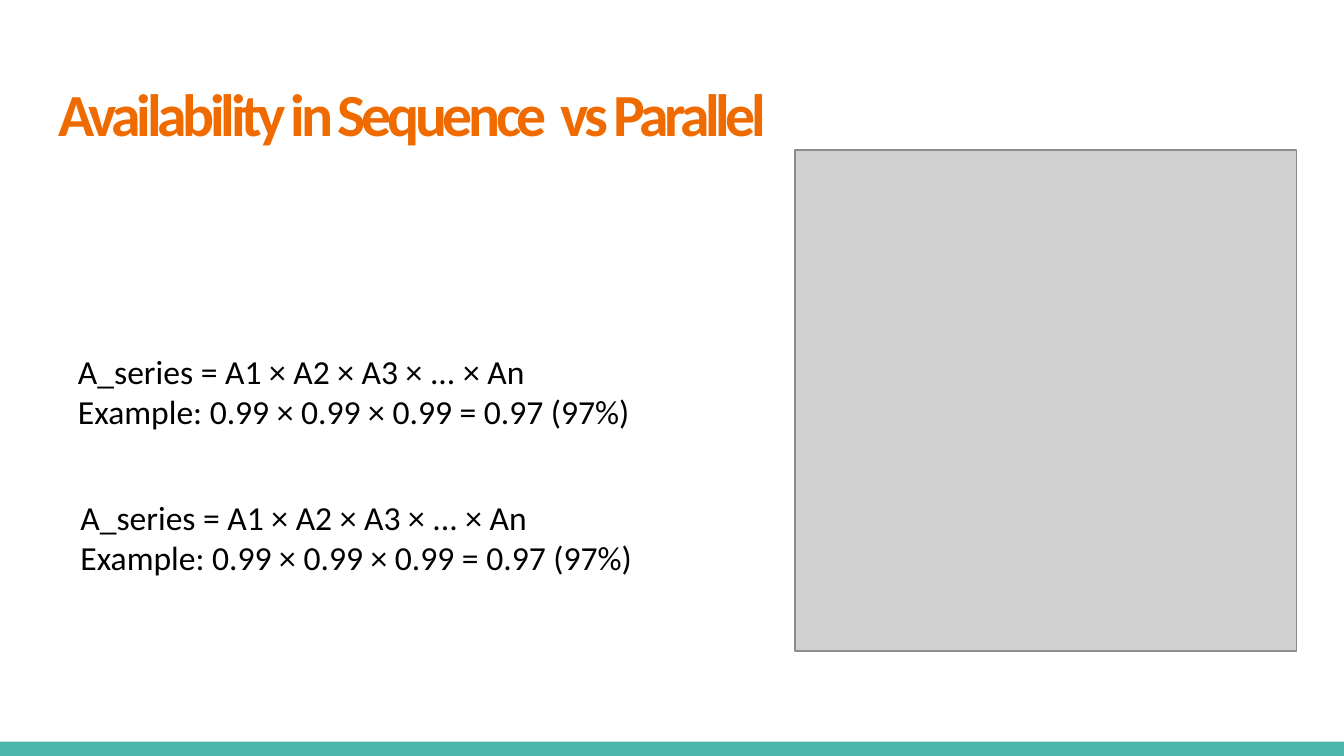
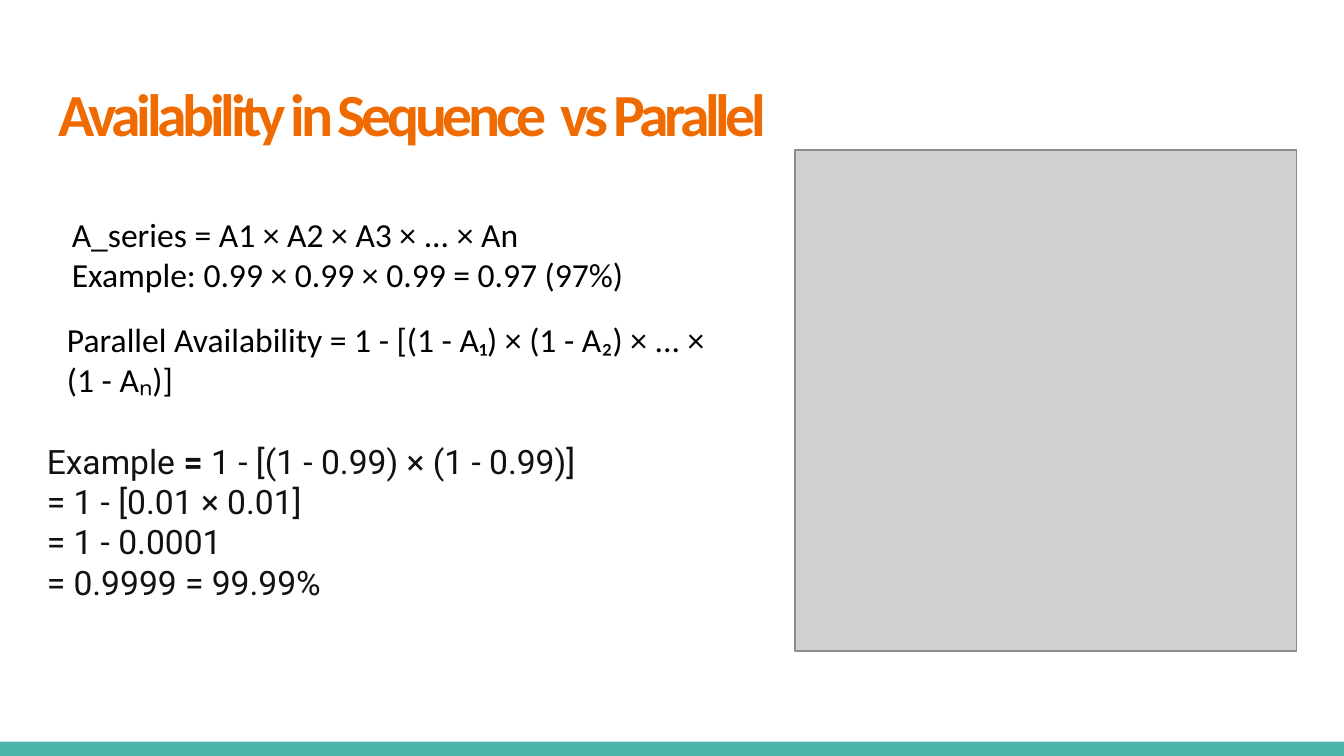
Before and after one commit to VikashChauhan51/system-design, a slide deck: slide 10 of High Level System Design/Fundamentals/2. Attributes of Distributed Systems/Attributes of Distributed Systems.pptx. Drawn at 1344x756 pixels with LibreOffice and Linux fonts; fonts in the diff are those of the drawing; grey boxes stand for pictures. Boxes give left, top, right and bottom in pixels: in the first picture for what was removed or moved away, otherwise in the second. Text is boxed around its words. In the diff, an @@ line names an element or a change of style, - is before the commit and + after.

```diff
--- a/High Level System Design/Fundamentals/2. Attributes of Distributed Systems/Attributes of Distributed Systems.pptx
+++ b/High Level System Design/Fundamentals/2. Attributes of Distributed Systems/Attributes of Distributed Systems.pptx
@@ text "A_series = A1 × A2 ...": place and size @@
-text "A_series = A1 × A2 ..." at [78,361,629,430]
+text "A_series = A1 × A2 ..." at [72,224,623,293]
@@ text added at [67,327,623,397], 18 pt, text #000000 @@
+Parallel Availability = 1 - [(1 - A₁) × (1 - A₂) × ... × (1 - Aₙ)]
@@ text at [47,446,575,596]: text changed; font Calibri to Roboto; text colour #000000 to #0F1115 @@
-A_series = A1 × A2 × A3 × ... × An
-Example: 0.99 × 0.99 × 0.99 = 0.97 (97%)
+Example = 1 - [(1 - 0.99) × (1 - 0.99)]
+= 1 - [0.01 × 0.01]
+= 1 - 0.0001
+= 0.9999 = 99.99%
```
Also in this commit, not shown: 1 other slide changed, 19 slides added, 2 other files.
